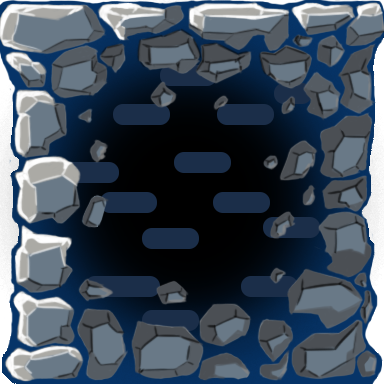
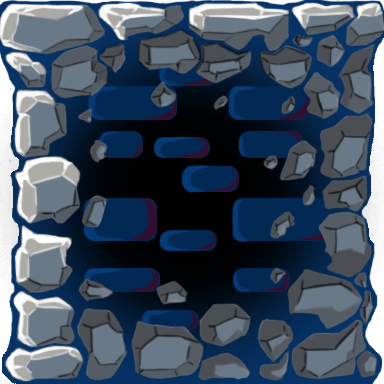
Before/after of a 384px x 384px layered artwork. What changed in the layer stack:
added layer "brickBorder" above "brick" over [82, 65, 337, 331]
painted on "brick" (1st of 13) over [100, 83, 311, 158]
painted on "brick" (2nd of 13) over [142, 310, 199, 331]
painted on "brick" (3rd of 13) over [160, 65, 215, 86]
painted on "brick" (4th of 13) over [142, 131, 303, 249]
painted on "brick" (5th of 13) over [174, 152, 239, 192]
painted on "brick" (6th of 13) over [213, 86, 309, 213]
painted on "brick" (7th of 13) over [100, 192, 217, 251]
painted on "brick" (8th of 13) over [85, 268, 160, 297]
painted on "brick" (9th of 13) over [233, 268, 297, 297]
painted on "brick" (10th of 13) over [233, 198, 337, 241]
painted on "brick" (11th of 13) over [71, 162, 157, 241]
painted on "brick" (12th of 13) over [154, 104, 274, 158]
painted on "brick" (13th of 13) over [89, 86, 177, 125]
